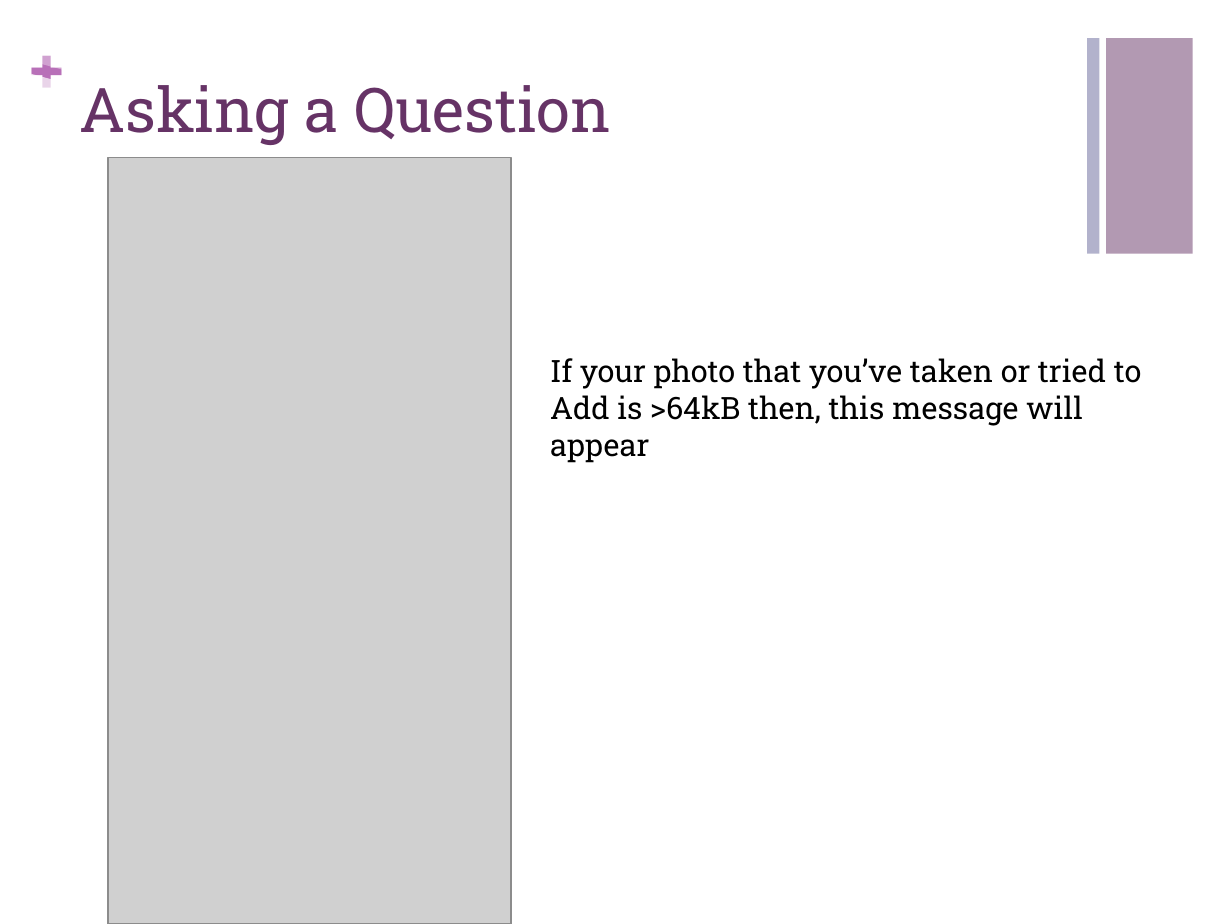
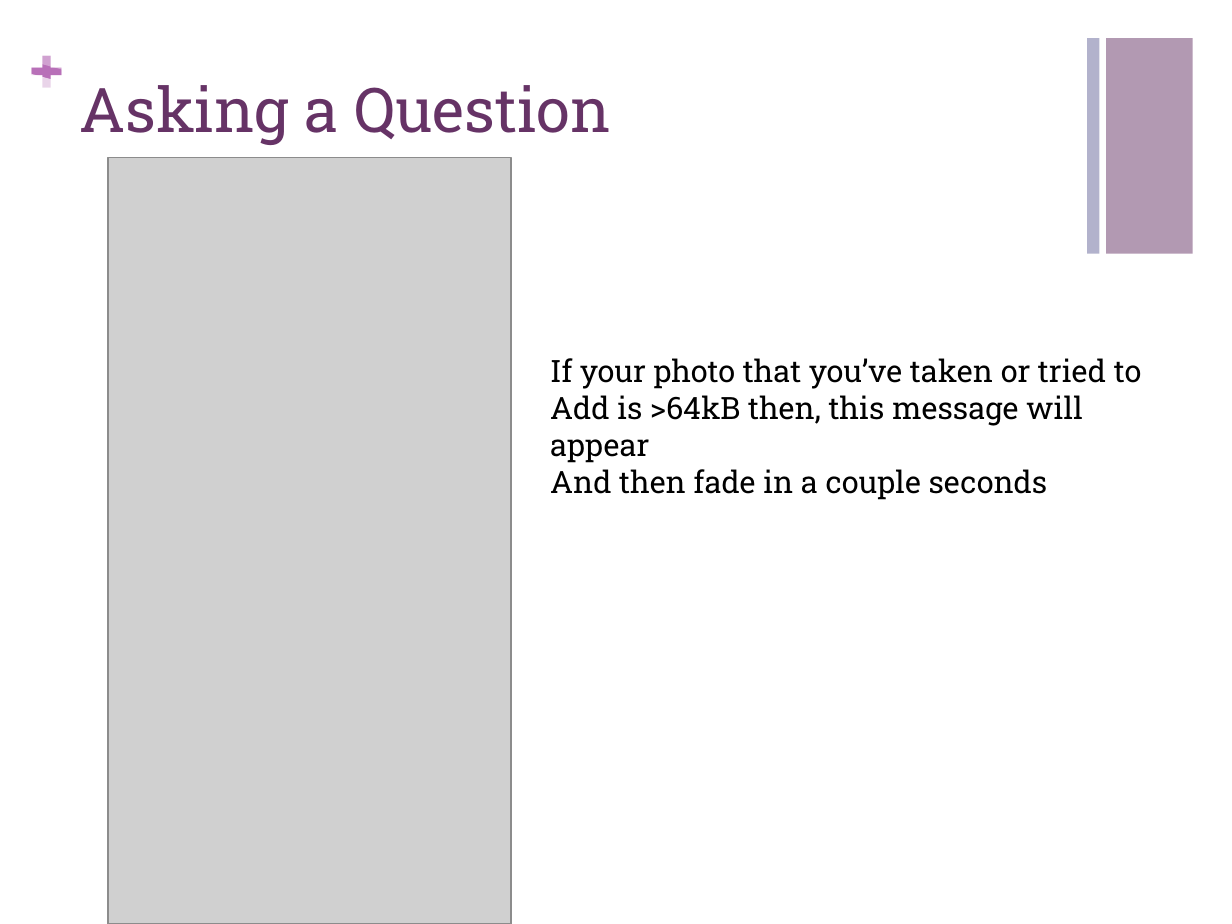
Before and after one commit to CMPUT301F14T05/CorgFu, a slide deck: slide 8 of StoryboardPresentation.pptx. Drawn at 1232x924 pixels with LibreOffice and Linux fonts; fonts in the diff are those of the drawing; grey boxes stand for pictures. Boxes give left, top, right and bottom in pixels: in the first picture for what was removed or moved away, otherwise in the second. Text is boxed around its words. In the diff, an @@ line names an element or a change of style, - is before the commit and + after.

```diff
--- a/StoryboardPresentation.pptx
+++ b/StoryboardPresentation.pptx
@@ text at (550, 469, 1048, 500): paragraph added @@
+And then fade in a couple seconds
```
Also in this commit, not shown: 7 other slides changed, 1 slide added, 1 other file.
